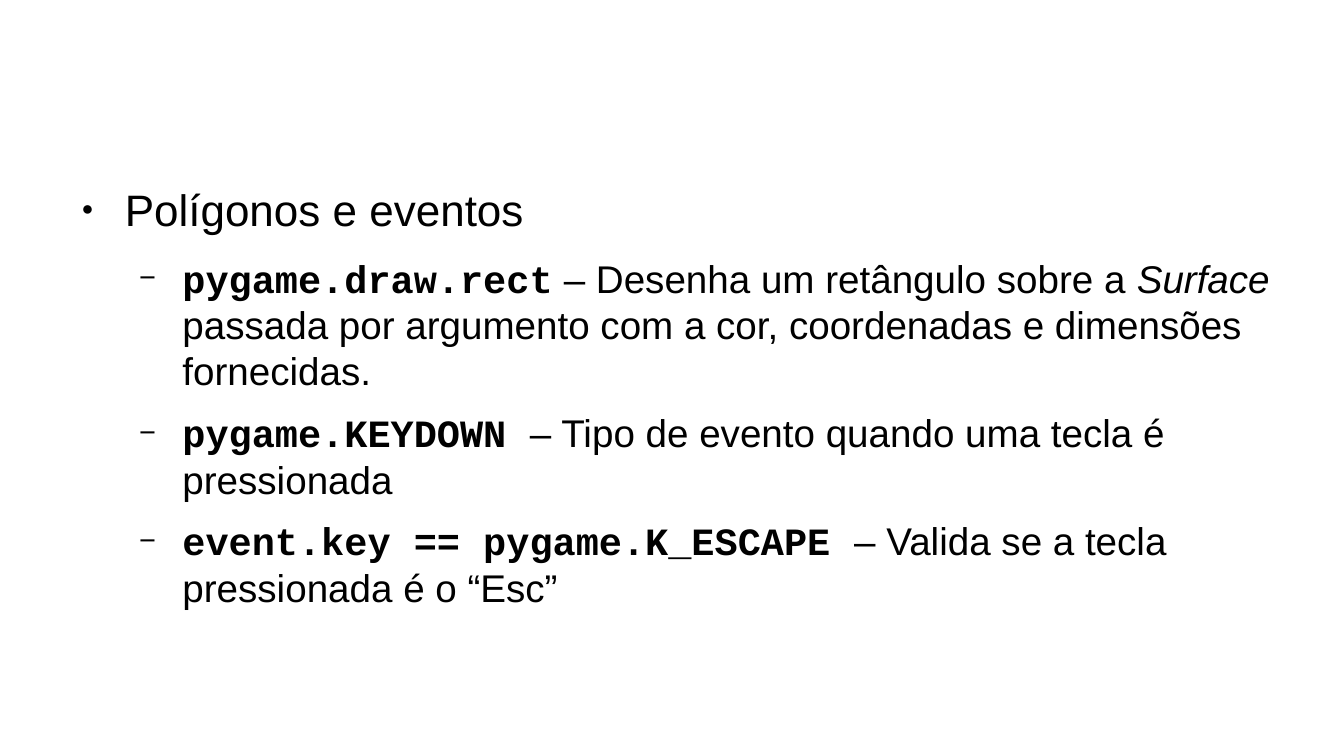
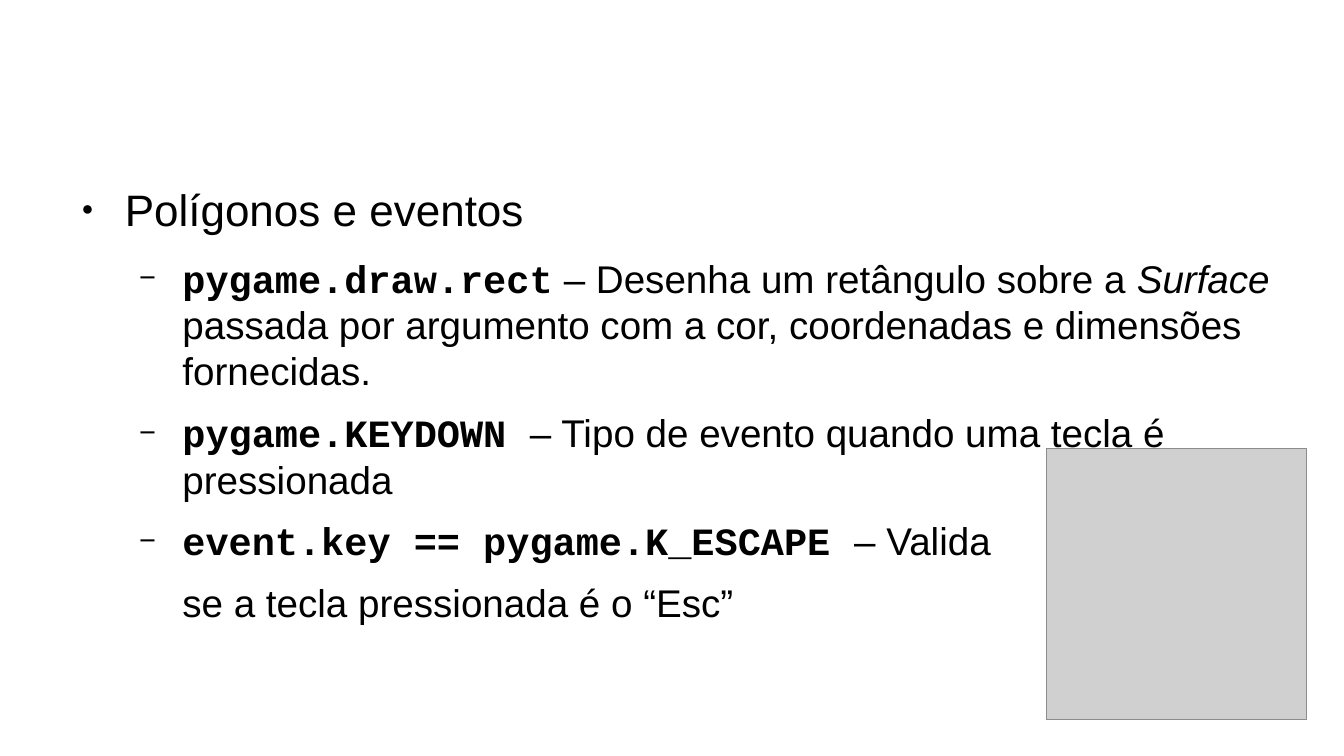
Before and after one commit to dgomes/pygame_tutorial, a slide deck: slide 6 of Introducao ao PyGame.odp (slide 5 before the commit). Drawn at 1344x756 pixels with LibreOffice and Linux fonts; fonts in the diff are those of the drawing; grey boxes stand for pictures; background and template pictures are left out. Boxes give left, top, right and bottom in pixels: in the first picture for what was removed or moved away, otherwise in the second. Text is boxed around its words. In the diff, an @@ line names an element or a change of style, - is before the commit and + after.

```diff
--- a/Introducao ao PyGame.odp
+++ b/Introducao ao PyGame.odp
@@ picture added at bbox=[1046, 449, 1307, 720] @@
@@ text at bbox=[182, 527, 990, 625]: text changed @@
-  − event.key == pygame.K_ESCAPE – Valida se a tecla pressionada é o “Esc”
+  − event.key == pygame.K_ESCAPE – Valida
+  se a tecla pressionada é o “Esc”
```
Also in this commit, not shown: 4 other slides changed, 4 slides added.
